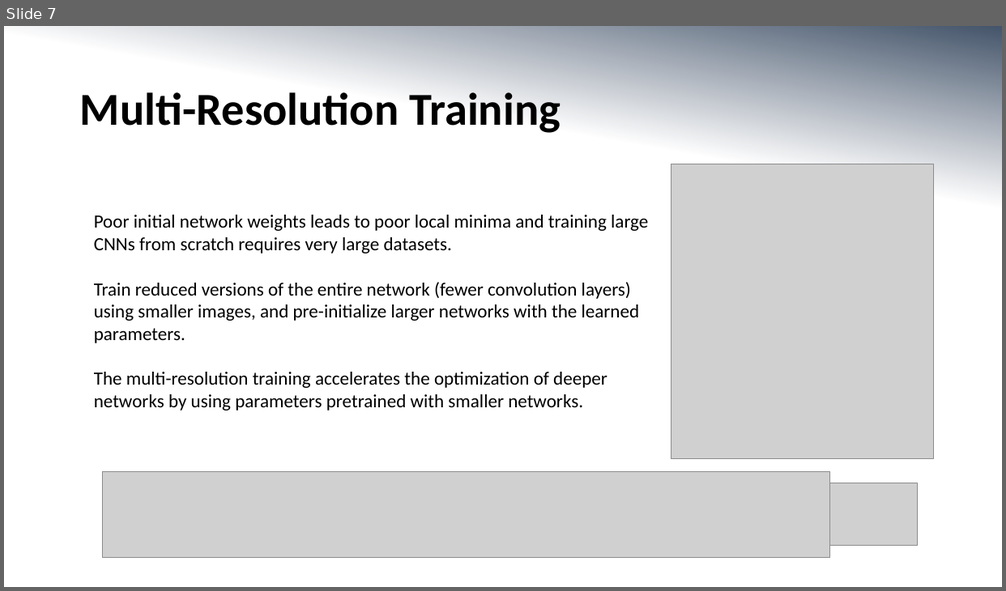
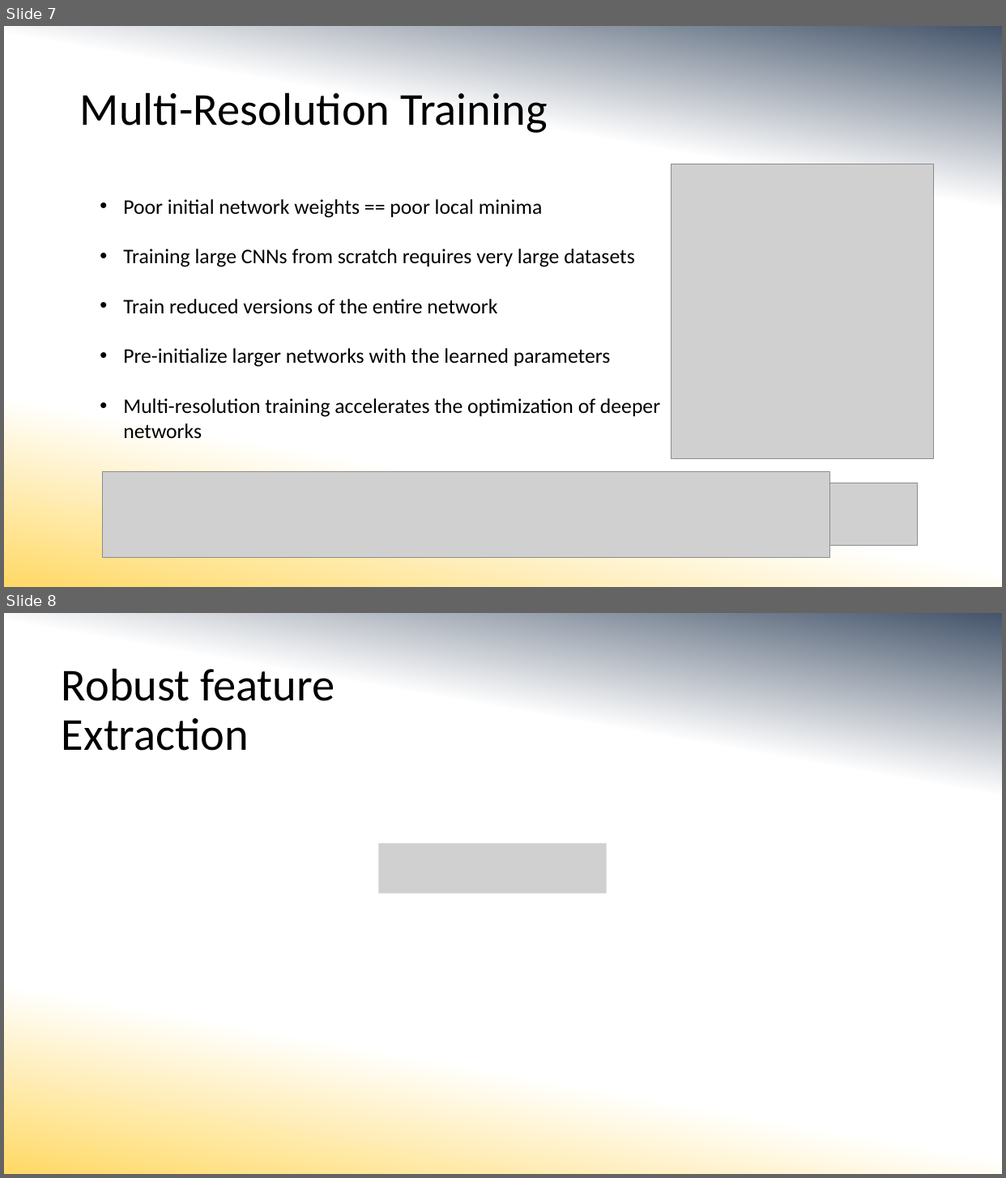
Before and after one commit to MorganMWJ/sem1020-paper-presentations, a slide deck: dr_slides.pptx. Shown one above the other, each under a label of ours: slide 7 before the commit, slides 7 and 8 after it. The pictures are 1006x591 and 1006x1178 pixels, drawn with LibreOffice and Linux fonts; fonts in the diff are those of the drawing; grey boxes stand for pictures. Boxes give left, top, right and bottom in pixels: in the first picture for what was removed or moved away, otherwise in the second. Text is boxed around its words. In the diff, an @@ line names an element or a change of style, - is before the commit and + after.

```diff
--- a/dr_slides.pptx
+++ b/dr_slides.pptx
@@ slide 8 added at box(4, 613, 1002, 1174), background gradient #44546A to #FFFFFF to #FFD966 @@
@@ title added at box(62, 668, 335, 751), 44 pt, text #000000 @@
+Robust feature Extraction
@@ picture added at box(378, 844, 606, 894) @@
@@ slide 7 changed as well @@
@@ background gradient #44546A to #FFFFFF to gradient #44546A to #FFFFFF to #FFD966 @@
@@ title "Multi-Resolution Training" at box(80, 92, 547, 133): bold off @@
@@ text at box(123, 199, 660, 439): text changed; size 18 to 20 pt @@
-Poor initial network weights leads to poor local minima and training large CNNs from scratch requires very large datasets.
-Train reduced versions of the entire network (fewer convolution layers) using smaller images, and pre-initialize larger networks with the learned parameters.
-The multi-resolution training accelerates the optimization of deeper networks by using parameters pretrained with smaller networks.
+• Poor initial network weights == poor local minima
+• Training large CNNs from scratch requires very large datasets
+• Train reduced versions of the entire network
+• Pre-initialize larger networks with the learned parameters
+• Multi-resolution training accelerates the optimization of deeper networks
```
Also in this commit, not shown: 12 other slides changed, 1 other slide added, 1 slide removed, 1 other file.
